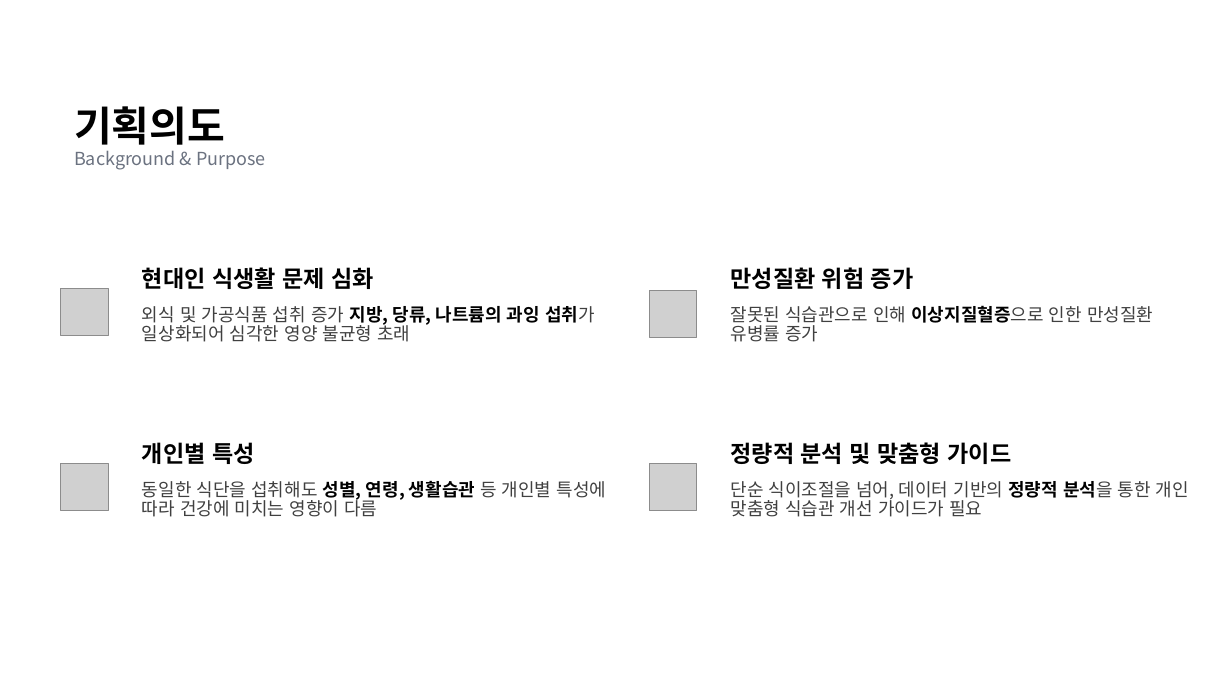
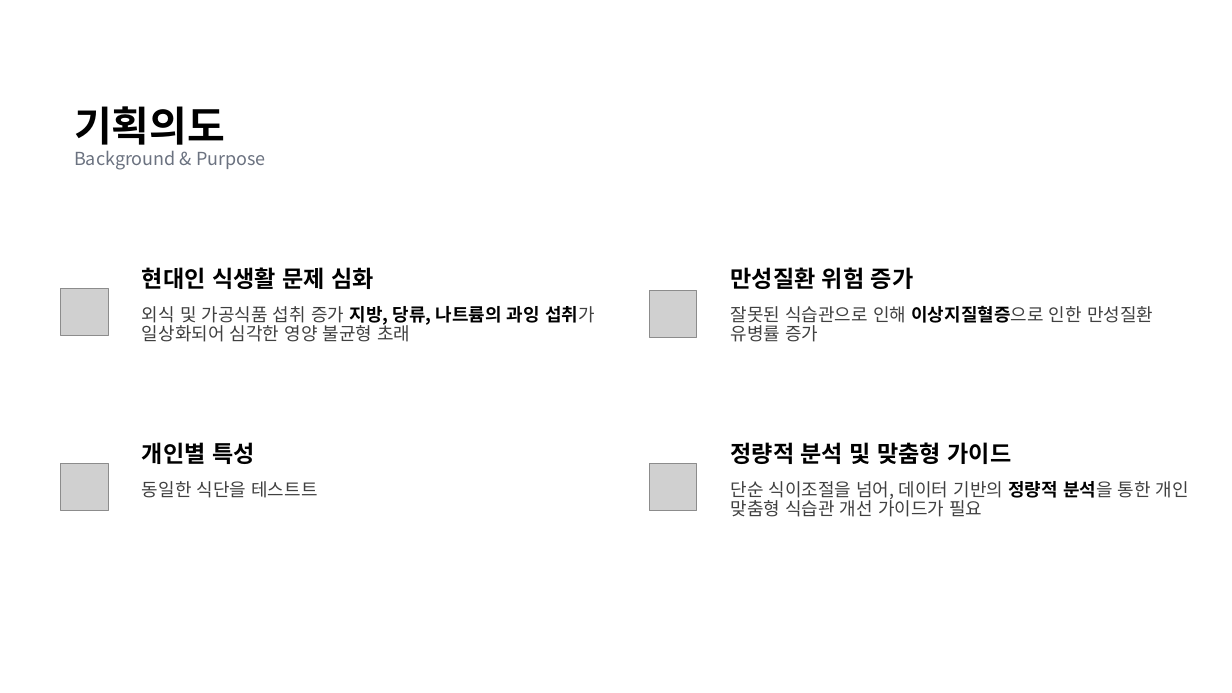
Before and after one commit to dc-inside/LeeSeungChan, a slide deck: slide 2 of 1차 프로젝트/기획서.pptx. Drawn at 1232x693 pixels with LibreOffice and Linux fonts; fonts in the diff are those of the drawing; grey boxes stand for pictures. Boxes give left, top, right and bottom in pixels: in the first picture for what was removed or moved away, otherwise in the second. Text is boxed around its words. In the diff, an @@ line names an element or a change of style, - is before the commit and + after.

Commit message:
파일 수정 테스트

```diff
--- a/1차 프로젝트/기획서.pptx
+++ b/1차 프로젝트/기획서.pptx
@@ text at bbox=[142, 481, 317, 498]: text changed @@
-동일한 식단을 섭취해도 성별, 연령, 생활습관 등 개인별 특성에 따라 건강에 미치는 영향이 다름
+동일한 식단을 테스트트
```
Also in this commit, not shown: 1 other file.
